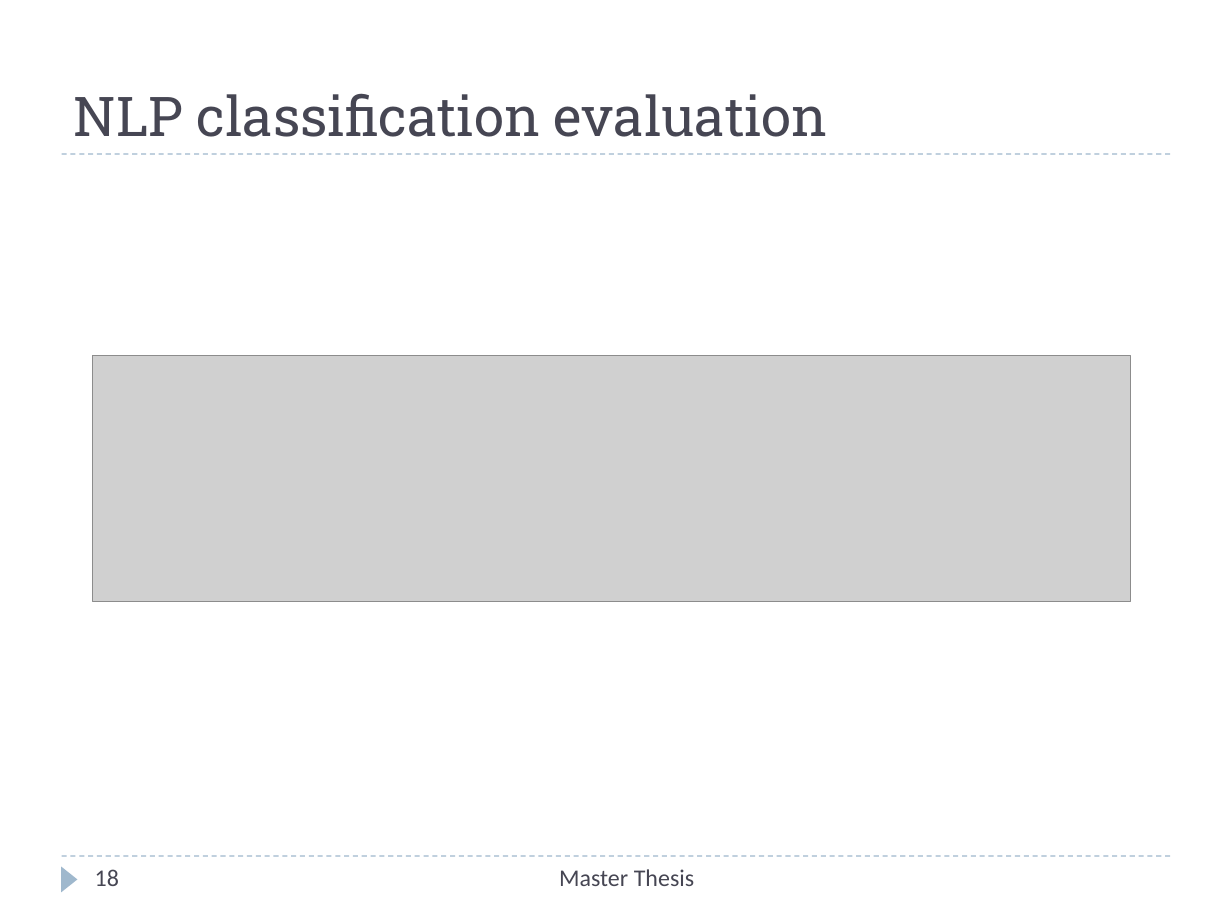
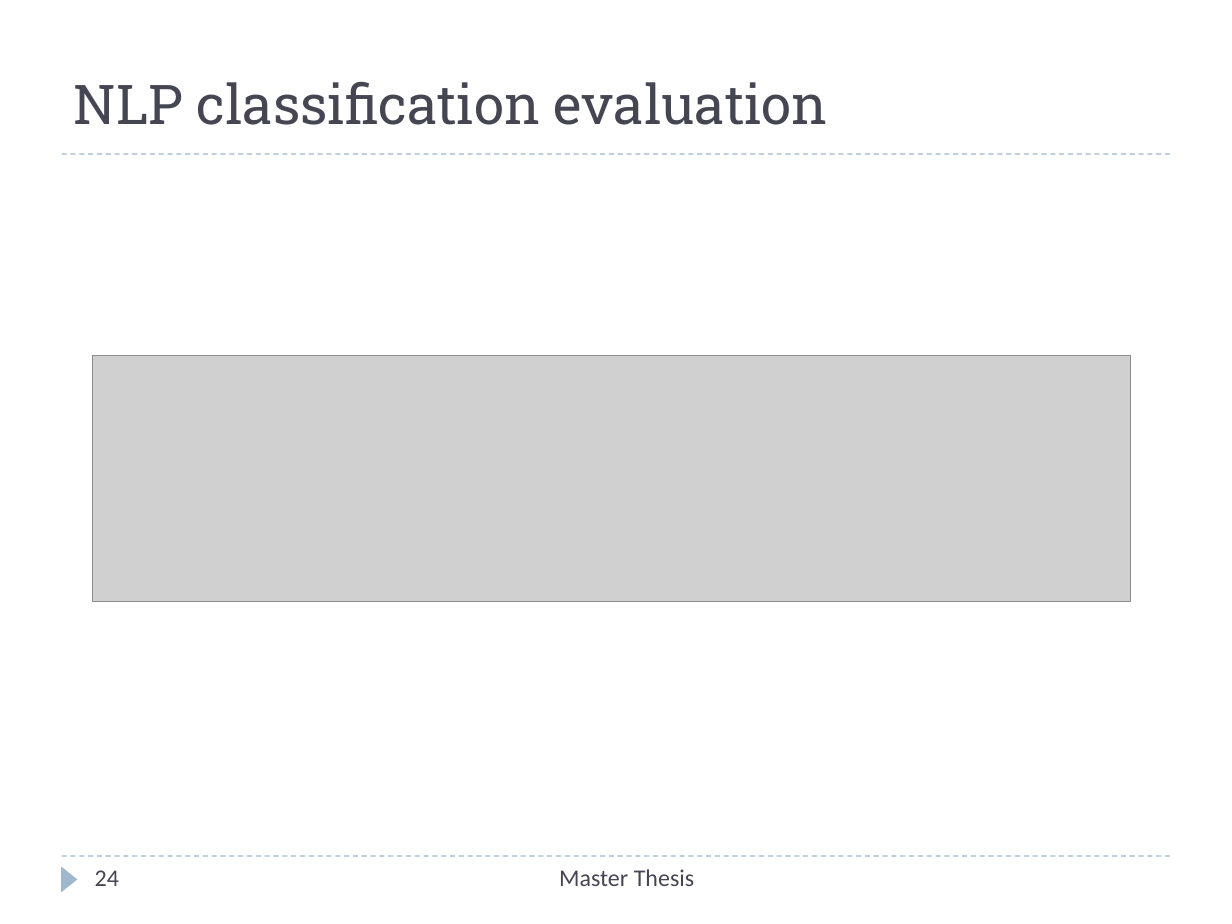
Before and after one commit to Christos-Papoulas/master_thesis, a slide deck: slide 24 of presentation/presentation.pptx (slide 18 before the commit). Drawn at 1232x924 pixels with LibreOffice and Linux fonts; fonts in the diff are those of the drawing; grey boxes stand for pictures. Boxes give left, top, right and bottom in pixels: in the first picture for what was removed or moved away, otherwise in the second. Text is boxed around its words. In the diff, an @@ line names an element or a change of style, - is before the commit and + after.

```diff
--- a/presentation/presentation.pptx
+++ b/presentation/presentation.pptx
@@ title "NLP classification evaluation": place and size @@
-title "NLP classification evaluation" at [74,93,828,137]
+title "NLP classification evaluation" at [74,81,828,125]
@@ page number at [95,870,119,886]: text changed @@
-18
+24
```
Also in this commit, not shown: 6 other slides changed, 6 slides added, 5 other files.
